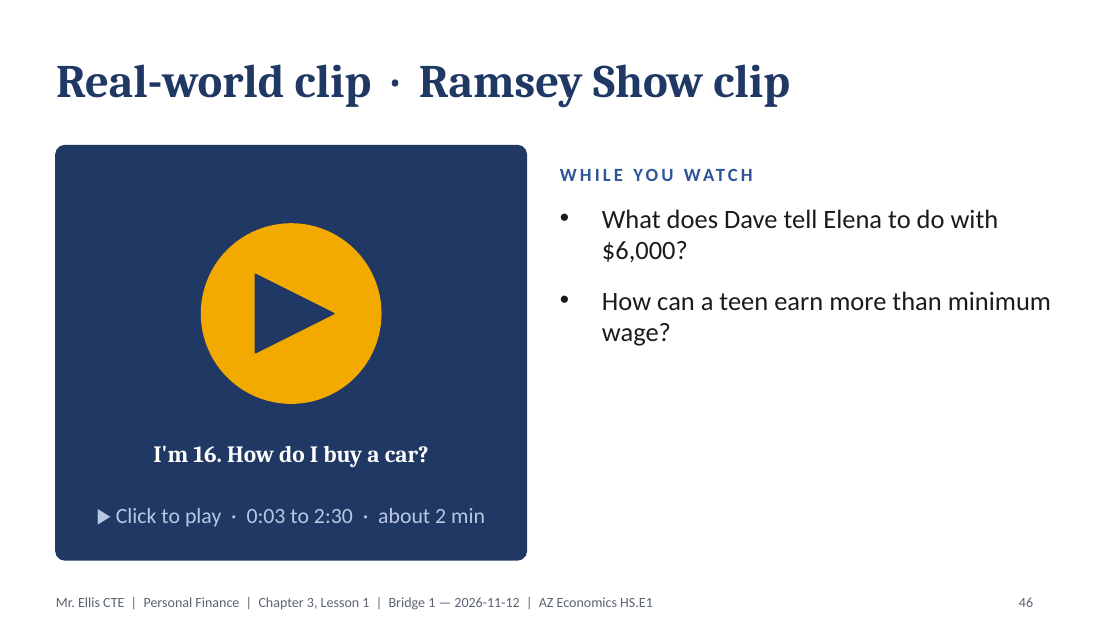
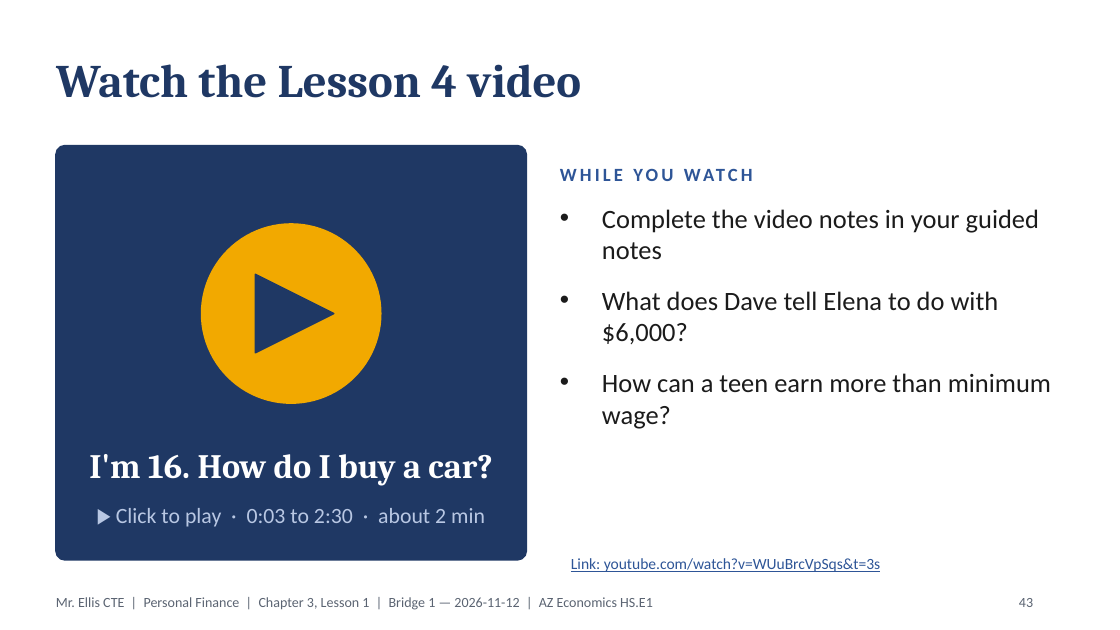
Before and after one commit to highgroundthree-art/electrical-el1-study-guides, a slide deck: slide 43 of financial-comprehension/personal/adult/Ch03_All_Lessons_ADULTS.pptx (slide 46 before the commit). Drawn at 1120x630 pixels with LibreOffice and Linux fonts; fonts in the diff are those of the drawing. Boxes give left, top, right and bottom in pixels: in the first picture for what was removed or moved away, otherwise in the second. Text is boxed around its words. In the diff, an @@ line names an element or a change of style, - is before the commit and + after.

```diff
--- a/financial-comprehension/personal/adult/Ch03_All_Lessons_ADULTS.pptx
+++ b/financial-comprehension/personal/adult/Ch03_All_Lessons_ADULTS.pptx
@@ title at (56, 64, 581, 98): text changed @@
-Real-world clip · Ramsey Show clip
+Watch the Lesson 4 video
@@ text at (602, 209, 1039, 259): paragraph added @@
+• Complete the video notes in your guided notes
@@ text "I'm 16. How do I ...": place and size @@
-text "I'm 16. How do I ..." at (153, 445, 429, 467)
+text "I'm 16. How do I ..." at (89, 454, 492, 486)
@@ text "I'm 16. How do I ..." at (89, 454, 492, 486): size 15 to 22 pt @@
@@ text added at (571, 558, 880, 572), 10 pt, text #2E5597, underline @@
+Link: youtube.com/watch?v=WUuBrcVpSqs&t=3s
@@ page number at (1019, 598, 1033, 607): text changed @@
-46
+43
```
Also in this commit, not shown: 5 other slides changed, 5 slides removed, 11 other files.
